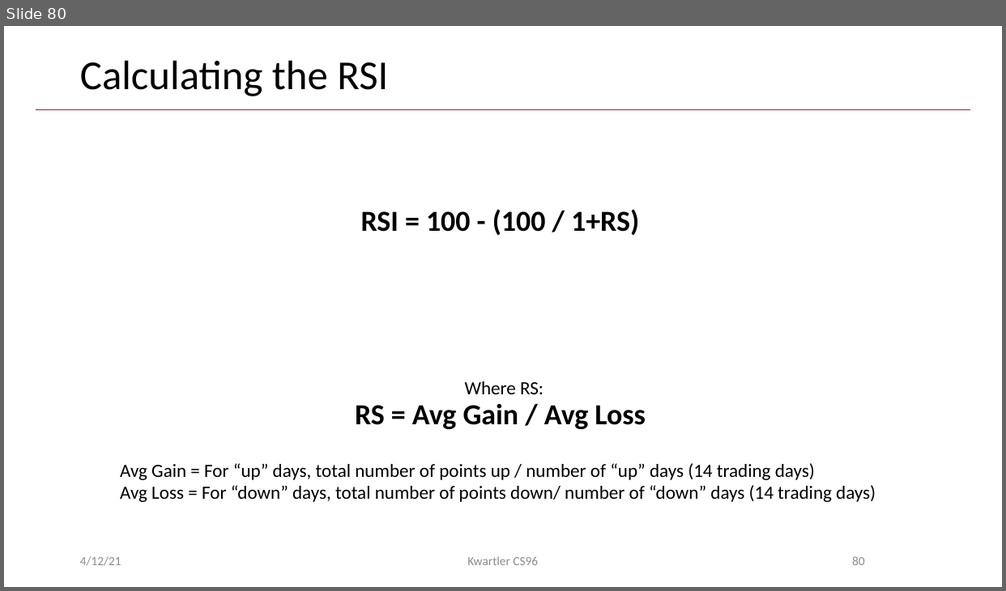
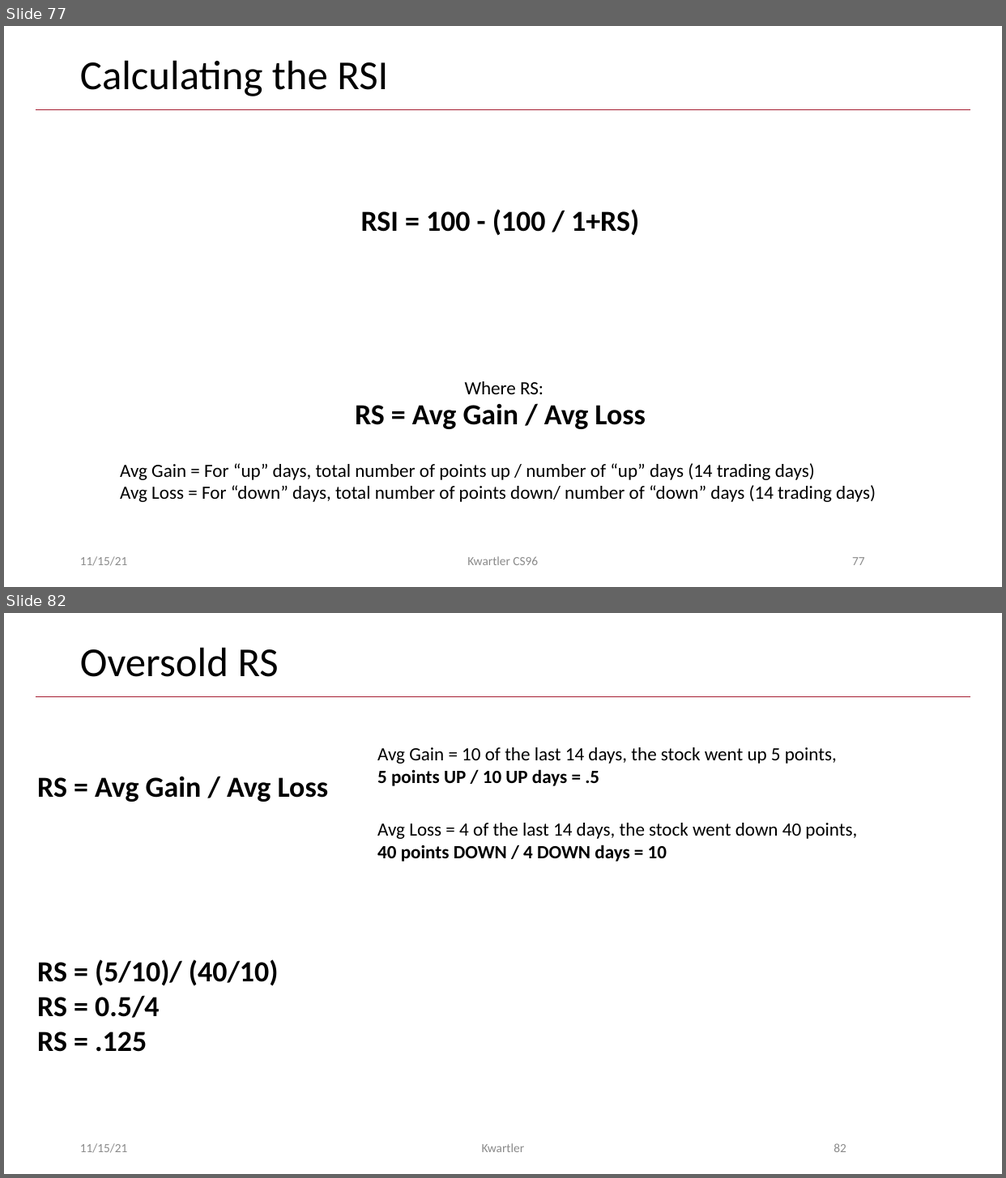
Before and after one commit to kwartler/Harvard_DataMining_Business_Student, a slide deck: Lessons/J_Equities/EquityTrading.pptx. Shown one above the other, each under a label of ours: slide 80 before the commit, slides 77 and 82 after it; the slides between them are not shown. The pictures are 1006x591 and 1006x1178 pixels, drawn with LibreOffice and Linux fonts; fonts in the diff are those of the drawing; background and template pictures are left out. Boxes give left, top, right and bottom in pixels: in the first picture for what was removed or moved away, otherwise in the second. Text is boxed around its words. In the diff, an @@ line names an element or a change of style, - is before the commit and + after.

```diff
--- a/Lessons/J_Equities/EquityTrading.pptx
+++ b/Lessons/J_Equities/EquityTrading.pptx
@@ slide 82 added at box(4, 613, 1002, 1174), background #FFFFFF; not listed: 1 template element that a slide beside it also shows @@
@@ title added at box(80, 647, 279, 677), 39.6 pt, text #000000 @@
+Oversold RS
@@ text added at box(377, 747, 837, 786), 18 pt, text #000000 @@
+Avg Gain = 10 of the last 14 days, the stock went up 5 points,
+5 points UP / 10 UP days = .5
@@ text added at box(37, 776, 329, 802), 28 pt, text #000000, bold @@
+RS = Avg Gain / Avg Loss
@@ text added at box(377, 823, 857, 862), 18 pt, text #000000 @@
+Avg Loss = 4 of the last 14 days, the stock went down 40 points,
+40 points DOWN / 4 DOWN days = 10
@@ text added at box(37, 960, 278, 1052), 28 pt, text #000000, bold @@
+RS = (5/10)/ (40/10)
+RS = 0.5/4
+RS = .125
@@ text added at box(80, 1144, 128, 1153), 12 pt, text #8C8C8C @@
+11/15/21
@@ text added at box(482, 1144, 524, 1152), 12 pt, text #8C8C8C @@
+Kwartler
@@ page number added at box(833, 1144, 846, 1152), 12 pt, text #8C8C8C @@
+82
@@ what was slide 80 is now slide 77 @@
@@ slide 77 changed as well @@
@@ text at box(80, 557, 128, 566): text changed @@
-4/12/21
+11/15/21
@@ page number at box(852, 557, 865, 565): text changed @@
-80
+77
```
Also in this commit, not shown: 75 other slides changed, 5 other slides added, 3 slides removed, 4 other files.
